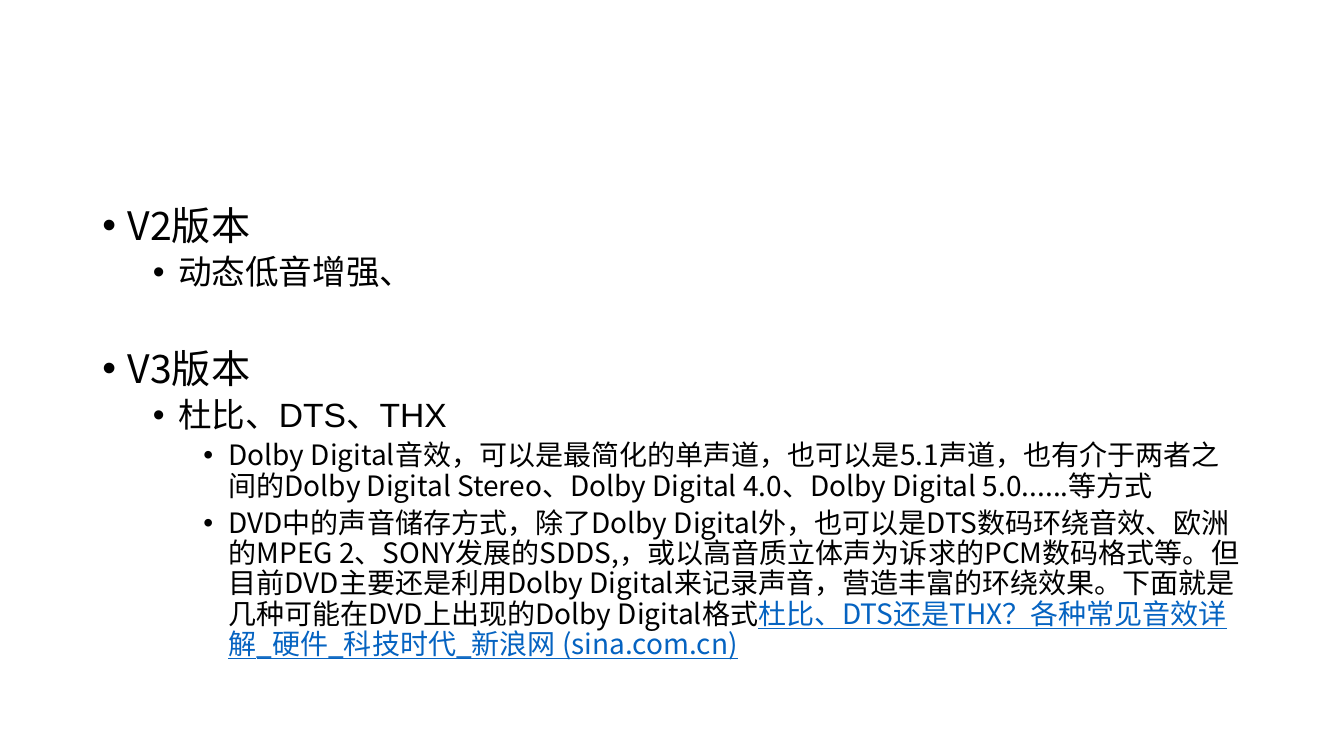
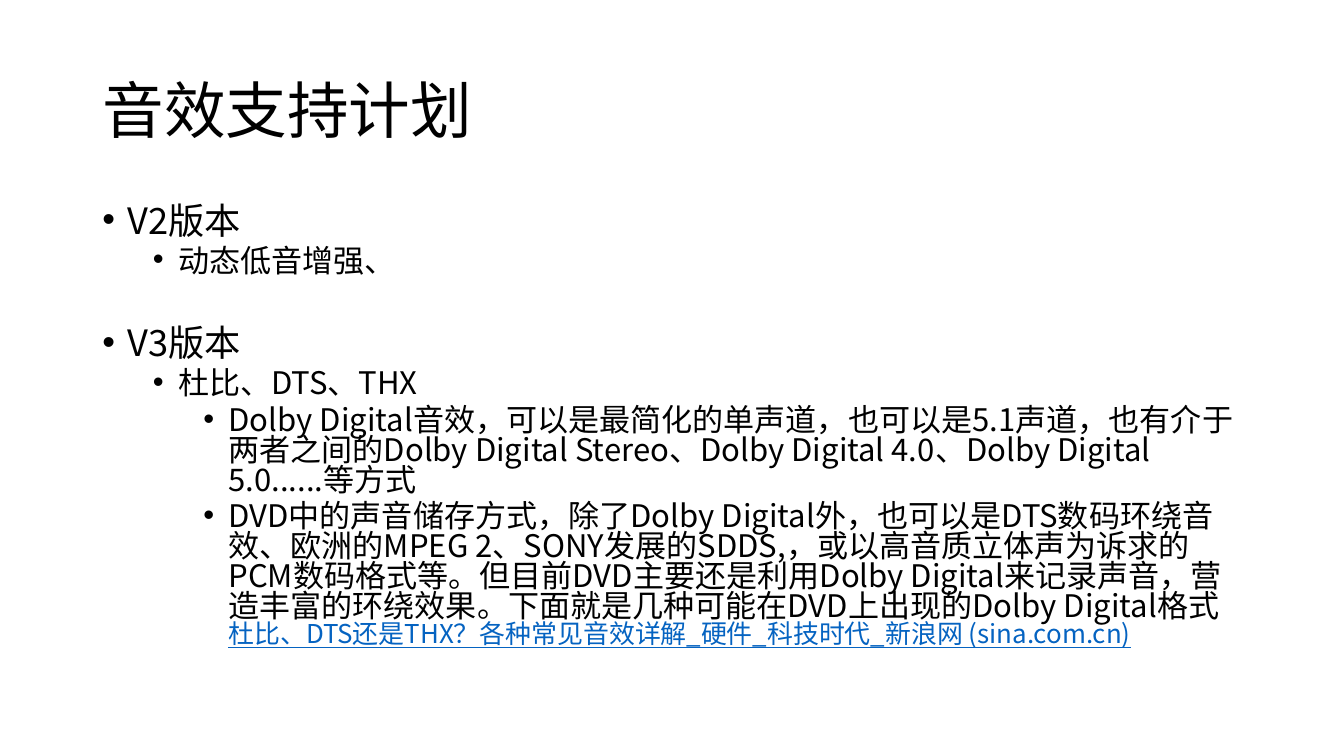
Before and after one commit to rosabai666/soundec, a slide deck: slide 9 of 2023/A0)RoutineWork/2023 工作内容和计划.pptx (slide 12 before the commit). Drawn at 1344x756 pixels with LibreOffice and Linux fonts; fonts in the diff are those of the drawing. Boxes give left, top, right and bottom in pixels: in the first picture for what was removed or moved away, otherwise in the second. Text is boxed around its words. In the diff, an @@ line names an element or a change of style, - is before the commit and + after.

```diff
--- a/2023/A0)RoutineWork/2023 工作内容和计划.pptx
+++ b/2023/A0)RoutineWork/2023 工作内容和计划.pptx
@@ title added at (102, 81, 472, 138), 44 pt, text #000000 @@
+音效支持计划
@@ text "V2版本" at (128, 203, 1233, 648): size 28 to 25.9 pt in "V2版本", "V3版本"; size 24 to 22.2 pt in "动态低音增强、", "杜比、DTS、THX"; font Arial to Noto Sans CJK SC in "杜比、DTS、THX", "Digital音效，可以是最简化的单声道，也可以是5.1声道，也有介于两者之间的Dolby"; size 20 to 22.2 pt in "Dolby Digital音效，可以是最简化的单声道，也可以是5.1声道，也有介于两者之间的Dolby Digital  ...", "DVD中的声音储存方式，除了Dolby Digital外，也可以是DTS数码环绕音效、欧洲的MPEG 2、SONY发展的 ..."; size 20 to 18.5 pt in "Digital格式杜比、DTS还是THX？各种常见音效详解_硬件_科技时代_新浪网 (sina.com.cn)"; line spacing 0.9 to 0.8 @@
```
Also in this commit, not shown: 2 other slides changed, 2 slides added, 4 slides removed.
